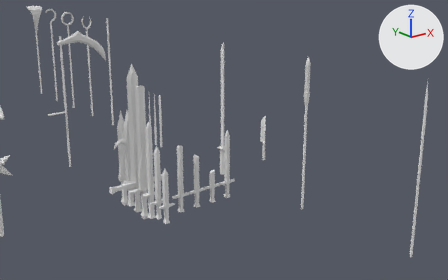
A saved change to the Blender file resources/meshes/weapons.blend.
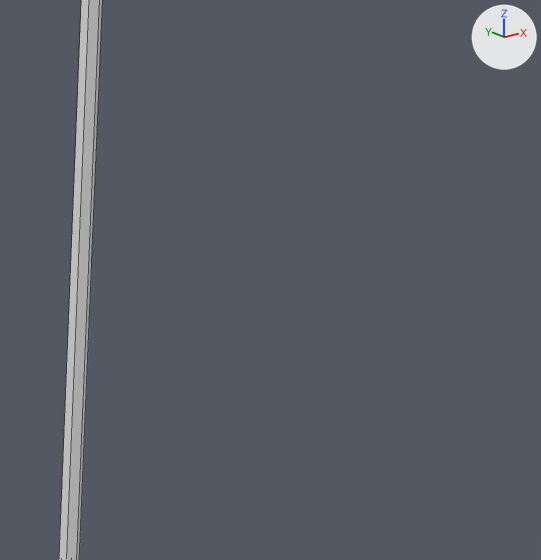
There are two pictures of each version: one from a 50 mm camera at (-2.272, -5.114, 1.857) aimed at (1.156, -0.828, 0.143), one close up on the part from 66% to 81% of the width and 38% to 63% of the height. Lighting does not change. The marker at upper right points along +X, +Y and +Z. The close-ups show mesh edges as thin lines.

Script lines for the objects in view, before the commit:
```python
me_glaive01 = bpy.data.meshes.new('glaive01')
me_glaive01.from_pydata(...)  # 52 vertices, 49 faces; spans x -0.032..0.032, y -0.015..0.015, z -0.105..1.095
ob_glaive01 = bpy.data.objects.new('glaive01', me_glaive01)
ob_glaive01.location = (1.0, -2.0, 0.0)
```
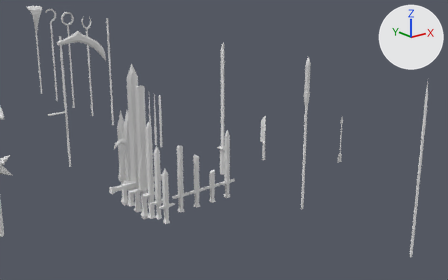
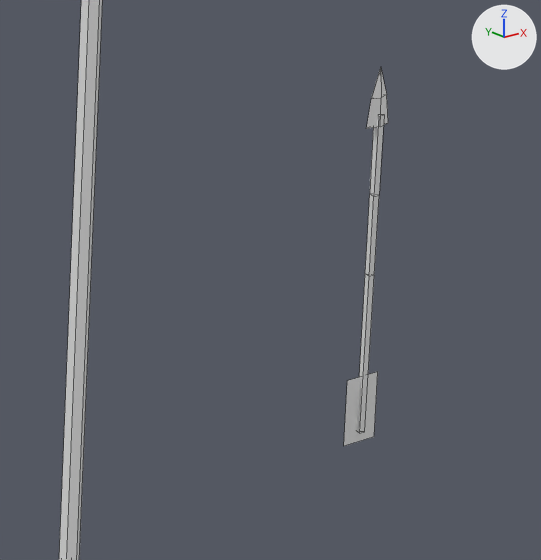
Edits to the bpy script that builds the scene:
```text
Add me_arrow01:
    me_arrow01.from_pydata(...)  # 27 vertices, 25 faces; spans x -0.044..0.044, y -0.008..0.01, z -0.125..0.625
Add ob_arrow01:
    ob_arrow01 = bpy.data.objects.new('arrow01', me_arrow01)
    ob_arrow01.location = (2.0, -1.5, 0.0)
    ob_arrow01.scale = (0.6, 0.6, 0.6)
```

What differs and where, as boxes (x1, y1, x2, y2) in the close-ups (541 x 560 px):
'arrow01', added
    after: (344, 67, 388, 446)
